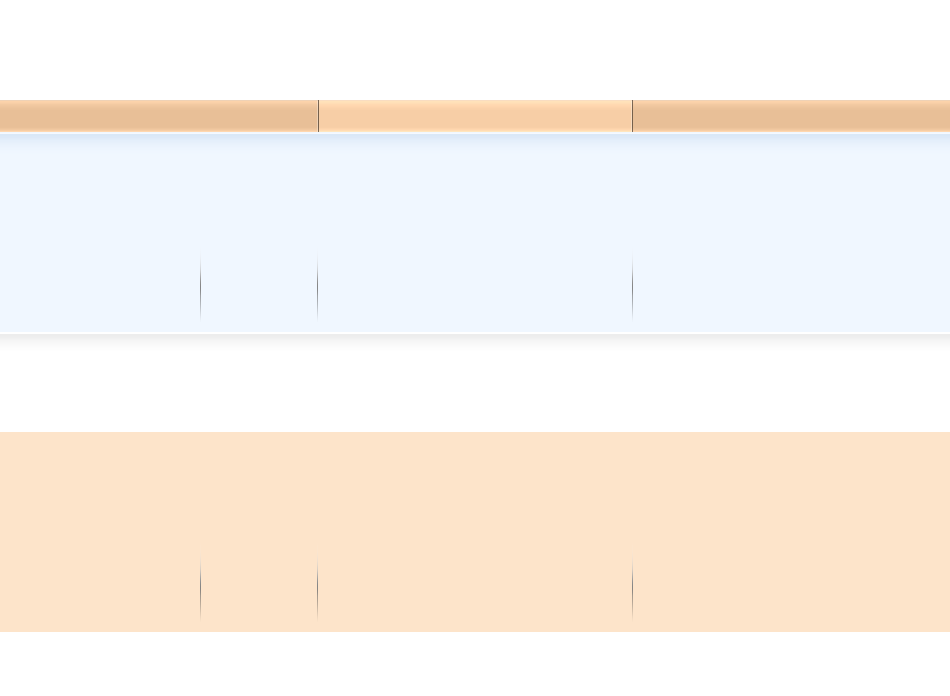
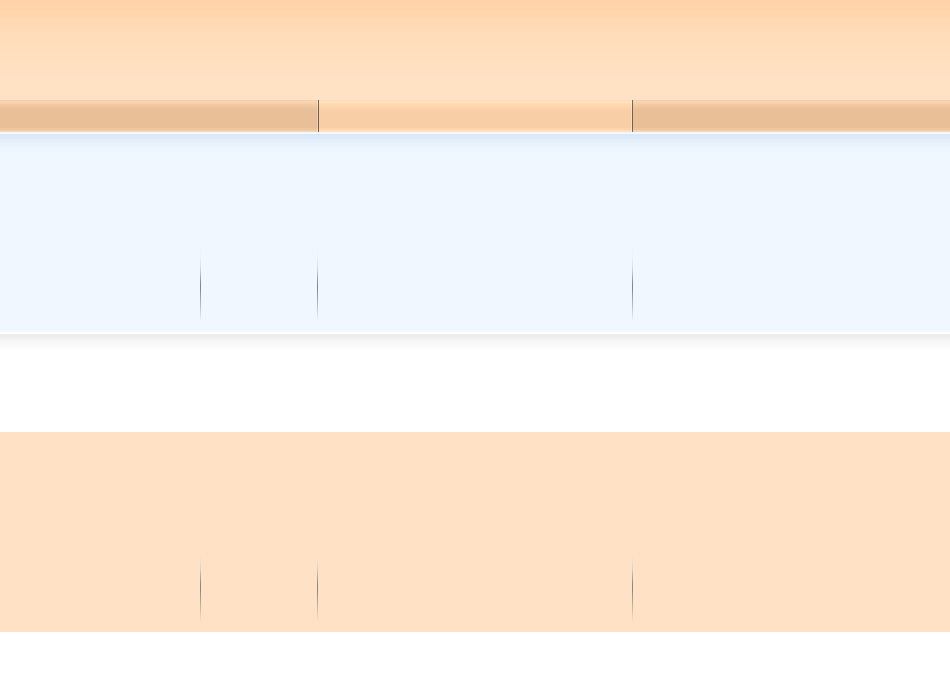
The second w=950, h=696 image is a revision of the first. Changes to its layers:
painted on "header" over [0, 0, 950, 100]
painted on "footer widgets" over [0, 432, 950, 532]
painted on "footer boxes" over [0, 532, 950, 632]
